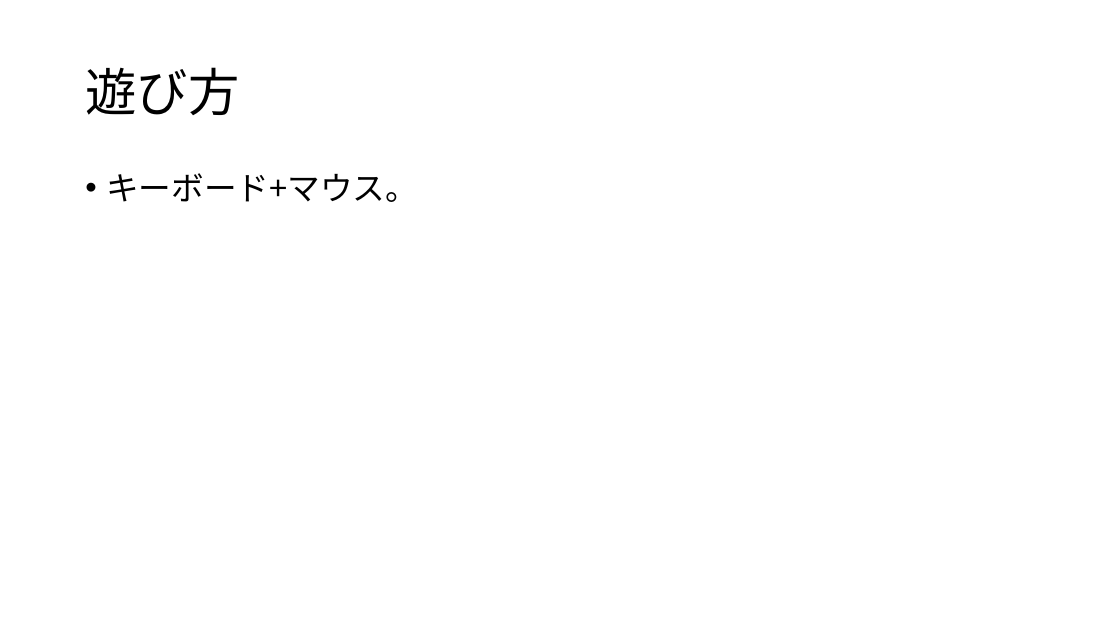
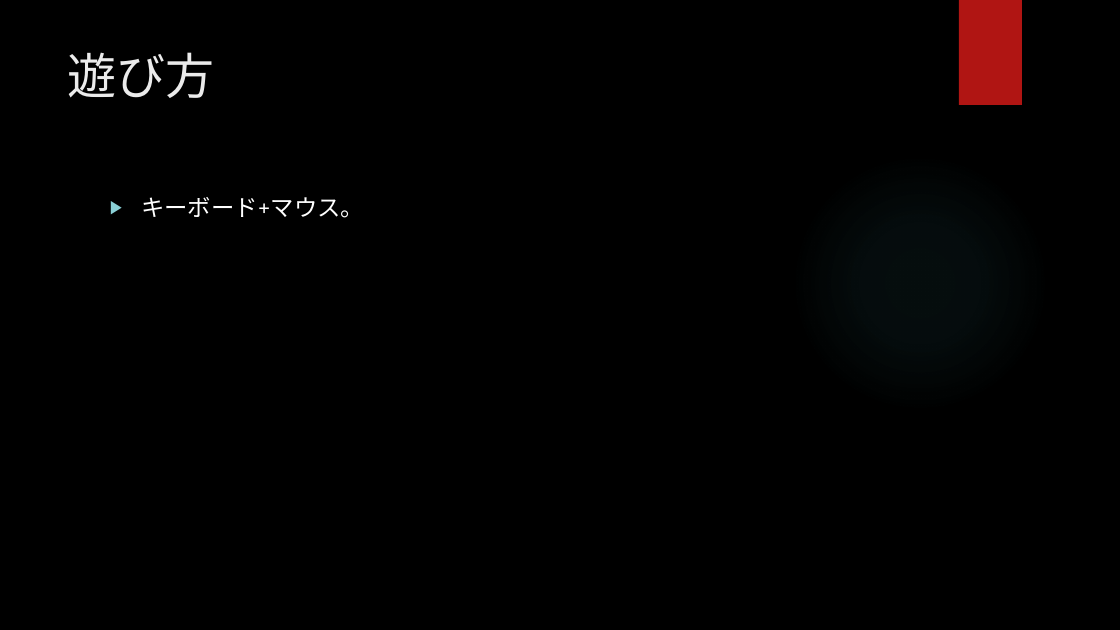
Before and after one commit to Aiko-Dornan/UE_TowerDeffense_Solo, a slide deck: slide 4 of ゲーム制作企画書.pptx (slide 5 before the commit). Drawn at 1120x630 pixels with LibreOffice and Linux fonts; fonts in the diff are those of the drawing; background and template pictures are left out. Boxes give left, top, right and bottom in pixels: in the first picture for what was removed or moved away, otherwise in the second. Text is boxed around its words. In the diff, an @@ line names an element or a change of style, - is before the commit and + after.

```diff
--- a/ゲーム制作企画書.pptx
+++ b/ゲーム制作企画書.pptx
@@ background #FFFFFF to picture (left out) @@
@@ rectangle added at (959,0,1022,105), fill #B01513 @@
@@ title "遊び方": place and size @@
-title "遊び方" at (85,67,239,115)
+title "遊び方" at (68,52,215,98)
@@ title "遊び方" at (68,52,215,98): size 44 to 42 pt, font Noto Sans CJK JP to League Spartan, text colour #000000 to #EBEBEB; line spacing 0.9 to 1; vertical alignment middle to top @@
@@ ellipse added at (791,154,1049,413), fill gradient #50B9C1 @@
@@ text "キーボード+マウス。": place and size @@
-text "キーボード+マウス。" at (106,173,418,202)
+text "キーボード+マウス。" at (141,197,364,218)
@@ text "キーボード+マウス。" at (141,197,364,218): size 28 to 20 pt, font Noto Sans CJK JP to League Spartan, text colour #000000 to #FFFFFF; bullet • to ▶; line spacing 0.9 to 1 @@
```
Also in this commit, not shown: 3 other slides changed, 1 slide added, 1 slide removed, 13 other files.
